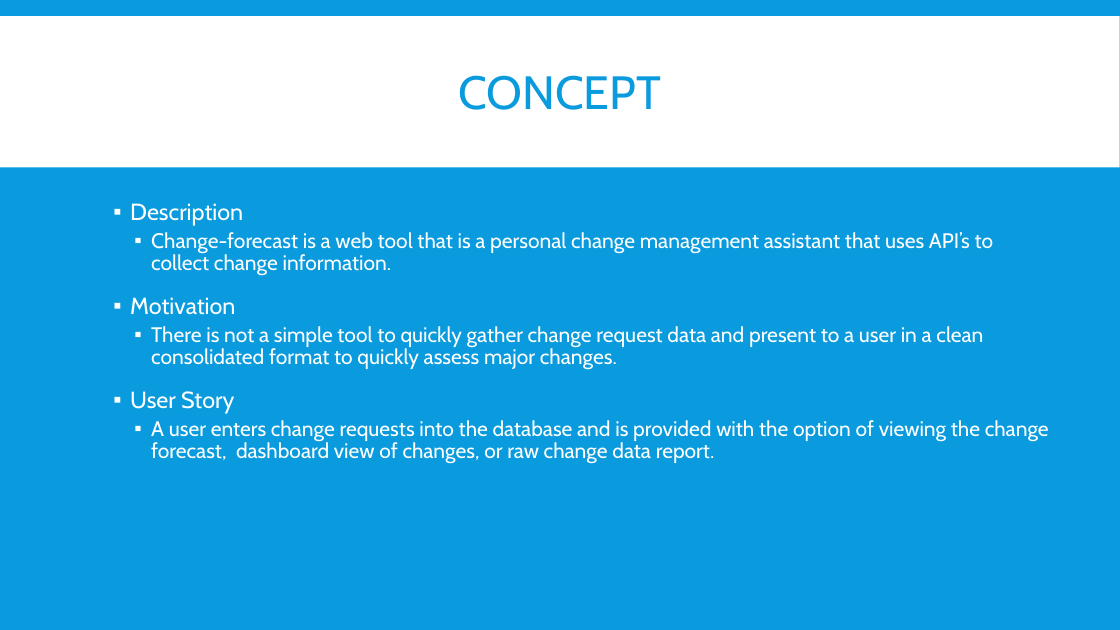
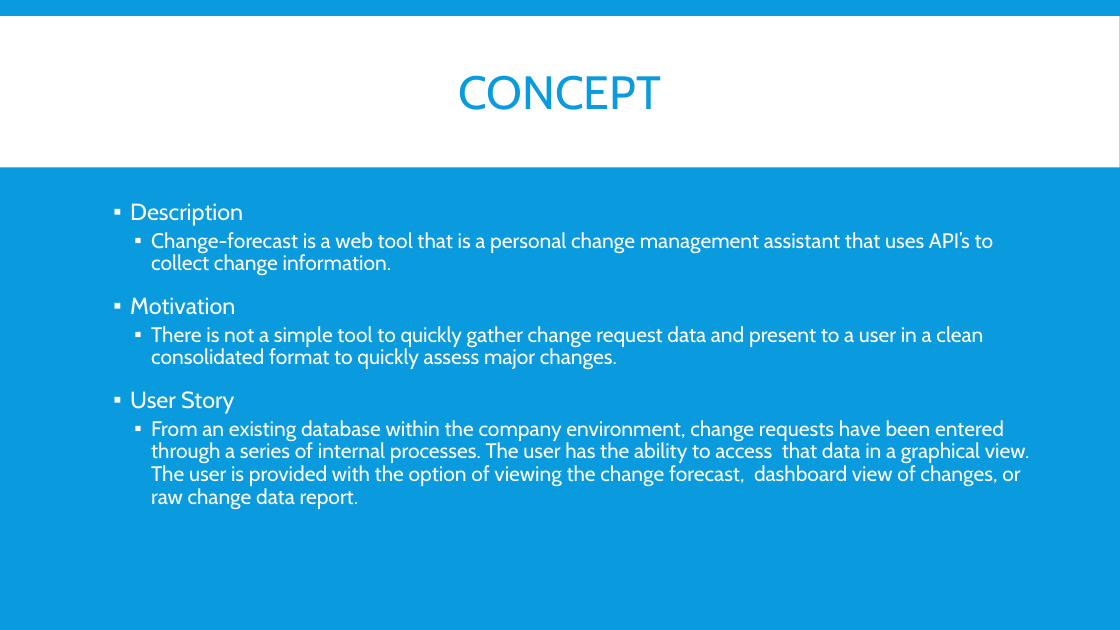
Before and after one commit to gehanstedt/change-forecast, a slide deck: slide 4 of Presentation/Draft Change Forecast Presentation.pptx. Drawn at 1120x630 pixels with LibreOffice and Linux fonts; fonts in the diff are those of the drawing. Boxes give left, top, right and bottom in pixels: in the first picture for what was removed or moved away, otherwise in the second. Text is boxed around its words. In the diff, an @@ line names an element or a change of style, - is before the commit and + after.

```diff
--- a/Presentation/Draft Change Forecast Presentation.pptx
+++ b/Presentation/Draft Change Forecast Presentation.pptx
@@ text at (151, 420, 1030, 510): text changed @@
-  ▪ A user enters change requests into the database and is provided with the option of viewing the change forecast, dashboard view of changes, or raw change data report.
+  ▪ From an existing database within the company environment, change requests have been entered through a series of internal processes. The user has the ability to access that data in a graphical view. The user is provided with the option of viewing the change forecast, dashboard view of changes, or raw change data report.
```
Also in this commit, not shown: 8 other slides changed, 1 other file.
